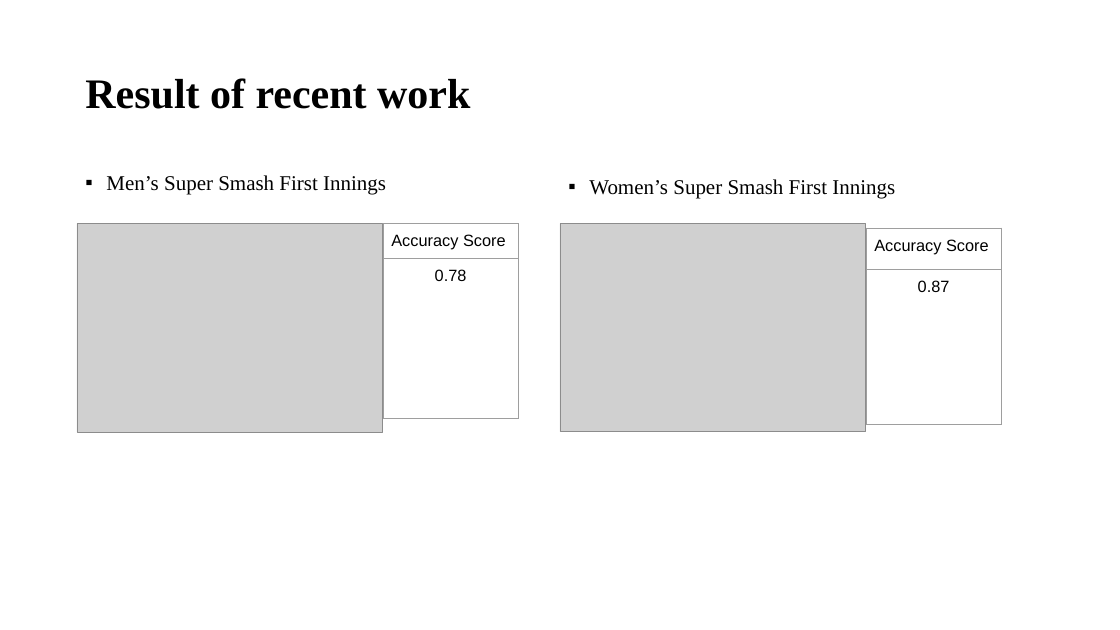
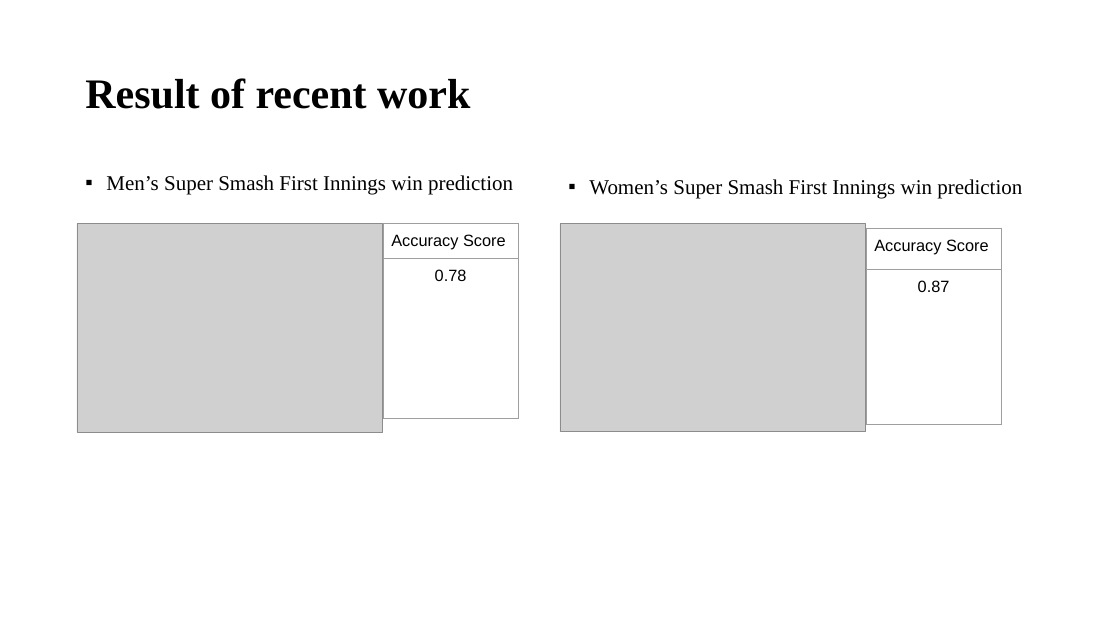
Before and after one commit to Gigawashudas/CSE499, a slide deck: slide 24 of 499B-First-Presentation.pptx (slide 28 before the commit). Drawn at 1120x630 pixels with LibreOffice and Linux fonts; fonts in the diff are those of the drawing; grey boxes stand for pictures. Boxes give left, top, right and bottom in pixels: in the first picture for what was removed or moved away, otherwise in the second. Text is boxed around its words. In the diff, an @@ line names an element or a change of style, - is before the commit and + after.

```diff
--- a/499B-First-Presentation.pptx
+++ b/499B-First-Presentation.pptx
@@ text at (106, 175, 513, 194): text changed @@
-▪ Men’s Super Smash First Innings
+▪ Men’s Super Smash First Innings win prediction
@@ text at (589, 179, 1022, 199): text changed @@
-▪ Women’s Super Smash First Innings
+▪ Women’s Super Smash First Innings win prediction
```
Also in this commit, not shown: 3 other slides changed, 4 slides removed.
